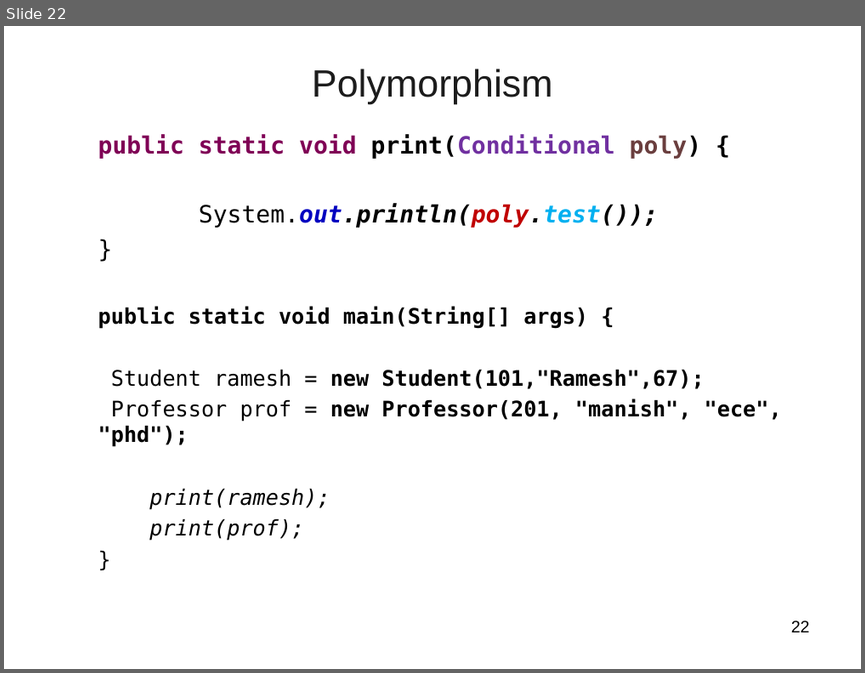
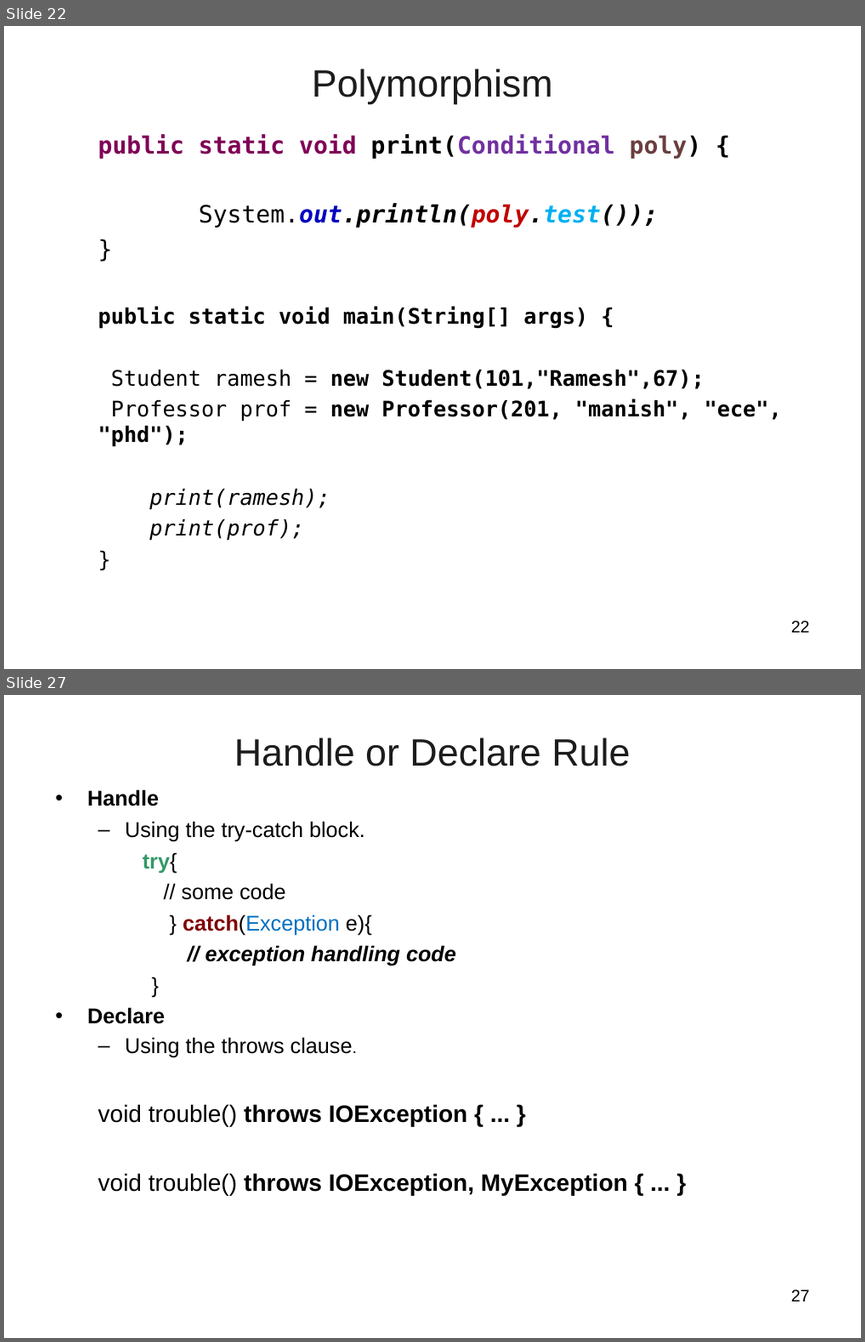
Before and after one commit to vatsanTraining/training_sept_2023, a slide deck: Java_Day_Two.ppt. Shown one above the other, each under a label of ours: slide 22 before the commit, slides 22 and 27 after it; the slides between them are not shown. The pictures are 865x673 and 865x1342 pixels, drawn with LibreOffice and Linux fonts; fonts in the diff are those of the drawing; background and template pictures are left out. Boxes give left, top, right and bottom in pixels: in the first picture for what was removed or moved away, otherwise in the second. Text is boxed around its words. In the diff, an @@ line names an element or a change of style, - is before the commit and + after.

```diff
--- a/Java_Day_Two.ppt
+++ b/Java_Day_Two.ppt
@@ slide 27 added at box(4, 695, 861, 1338), background picture (left out) @@
@@ title added at box(234, 737, 630, 766), 32 pt, text #1C1C1C @@
+Handle or Declare Rule
@@ text added at box(87, 789, 628, 1195), 18 pt, text #000000, bold @@
+• Handle
+  – Using the try-catch block.
+  try{
+  // some code
+  } catch(Exception e){
+  // exception handling code
+  }
+• Declare
+  – Using the throws clause.
+  void trouble() throws IOException { ... }
+  void trouble() throws IOException, MyException { ... }
@@ page number added at box(791, 1289, 810, 1301), 14 pt, text #000000 @@
+27
```
Also in this commit, not shown: 61 other slides added, 5 slides removed, 5 other files.
